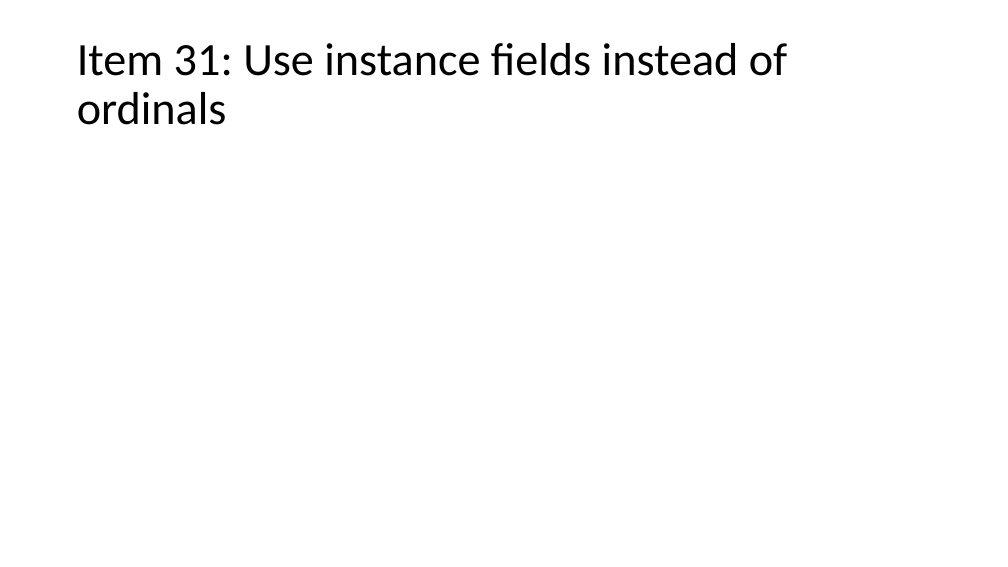
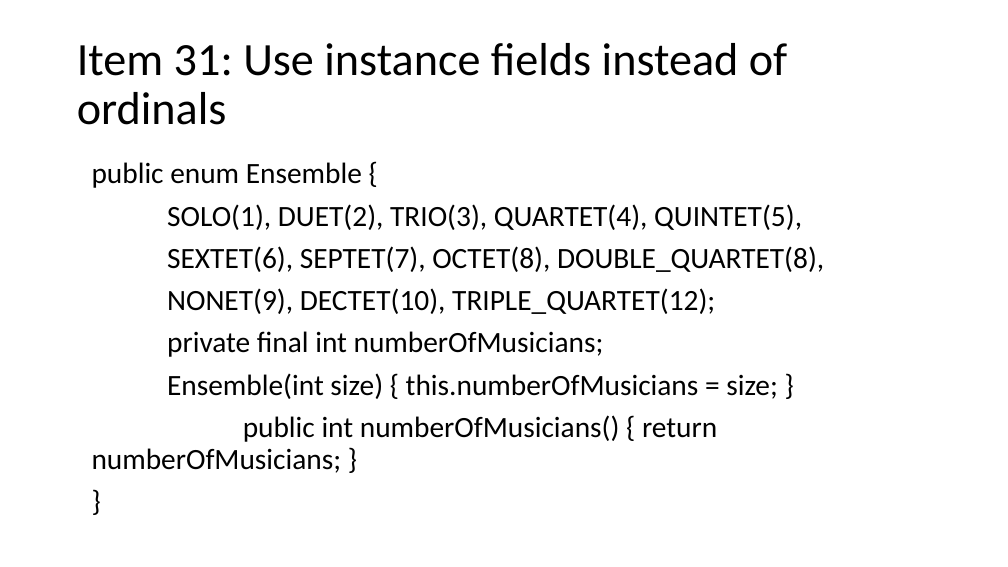
Before and after one commit to javamaster-llc/effective-java-examples-master, a slide deck: slide 42 of Study of Effective Java™.pptx. Drawn at 1008x567 pixels with LibreOffice and Linux fonts; fonts in the diff are those of the drawing. Boxes give left, top, right and bottom in pixels: in the first picture for what was removed or moved away, otherwise in the second. Text is boxed around its words. In the diff, an @@ line names an element or a change of style, - is before the commit and + after.

```diff
--- a/Study of Effective Java™.pptx
+++ b/Study of Effective Java™.pptx
@@ text added at [92,162,824,473], 28 pt, text #000000 @@
+public enum Ensemble {
+SOLO(1), DUET(2), TRIO(3), QUARTET(4), QUINTET(5),
+SEXTET(6), SEPTET(7), OCTET(8), DOUBLE_QUARTET(8),
+NONET(9), DECTET(10), TRIPLE_QUARTET(12);
+private final int numberOfMusicians;
+Ensemble(int size) { this.numberOfMusicians = size; }
+public int numberOfMusicians() { return numberOfMusicians; }
+}
```
Also in this commit, not shown: 3 other slides changed.
